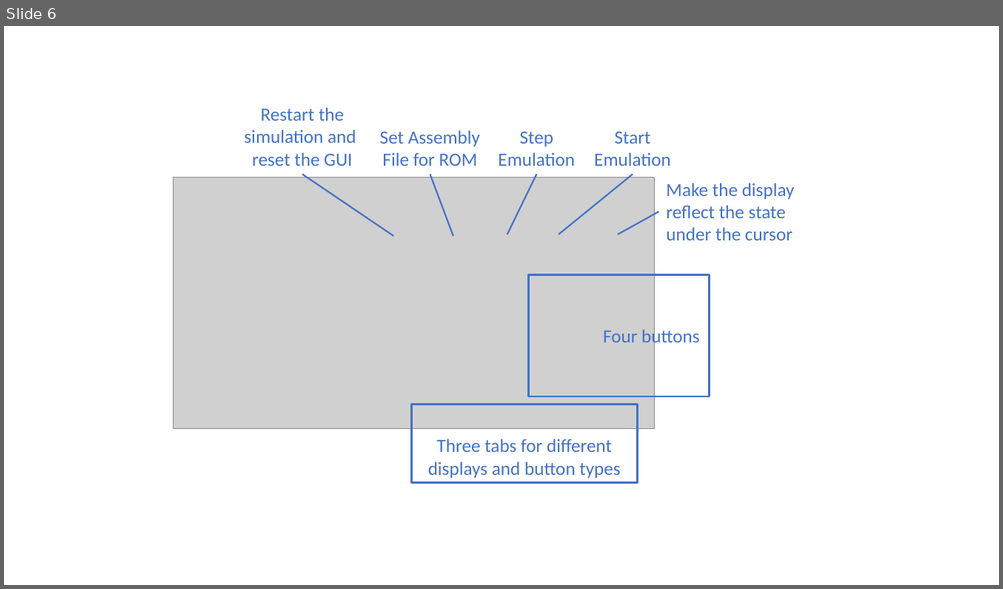
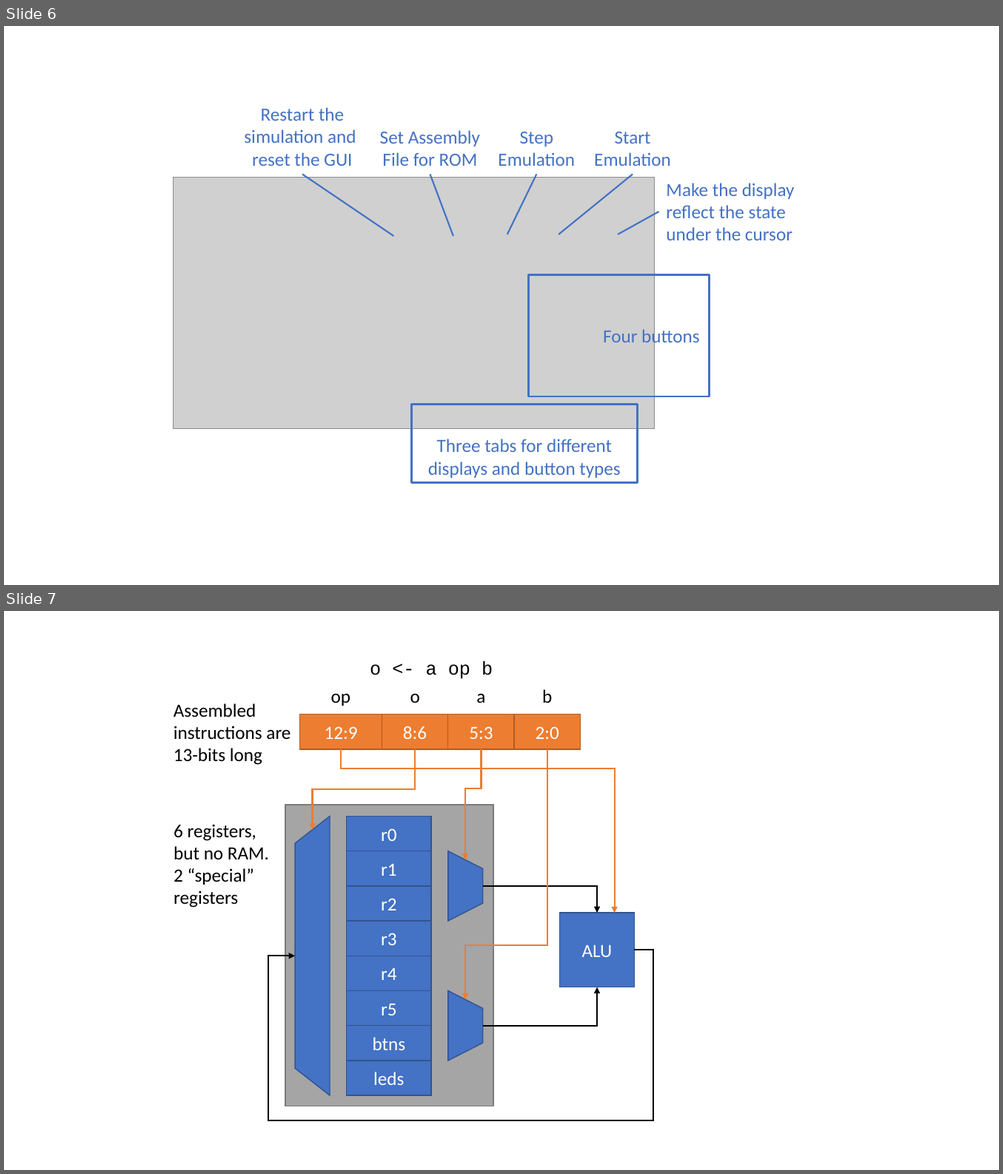
Before and after one commit to house-of-abbey/scratch_vhdl, a slide deck: docs/images/Diagrams.pptx. Shown one above the other, each under a label of ours: slide 6 before the commit, slides 6 and 7 after it. The pictures are 1003x589 and 1003x1174 pixels, drawn with LibreOffice and Linux fonts; fonts in the diff are those of the drawing; grey boxes stand for pictures. Boxes give left, top, right and bottom in pixels: in the first picture for what was removed or moved away, otherwise in the second. Text is boxed around its words. In the diff, an @@ line names an element or a change of style, - is before the commit and + after.

```diff
--- a/docs/images/Diagrams.pptx
+++ b/docs/images/Diagrams.pptx
@@ slide 7 added at <box>4,611,999,1170</box>, background #FFFFFF @@
@@ text added at <box>370,661,492,679</box>, 18 pt, text #000000 @@
+o <- a op b
@@ group added at <box>299,689,580,750</box>: 4 rectangles, 4 texts @@
+5:3
+2:0
+8:6
+o
+a
+b
+12:9
+op
@@ text added at <box>173,703,290,765</box>, 18 pt, text #000000 @@
+Assembled instructions are 13-bits long
@@ elbow arrow added from (415, 750) to (312, 829), #ED7D31 1.5 pt @@
@@ elbow arrow added from (341, 750) to (614, 913), #ED7D31 1.5 pt @@
@@ elbow arrow added from (481, 750) to (465, 860), #ED7D31 1.5 pt @@
@@ elbow arrow added from (547, 750) to (465, 999), #ED7D31 1.5 pt @@
@@ rectangle added at <box>285,805,493,1106</box>, fill #A5A5A5, outline #7A7A7A 1 pt @@
@@ text added at <box>173,824,269,908</box>, 18 pt, text #000000 @@
+6 registers, but no RAM. 2 “special” registers
@@ trapezoid added at <box>295,816,330,1096</box>, fill #4472C4, outline #325491 1 pt @@
@@ rectangle added at <box>347,816,432,851</box>, fill #4472C4, outline #325491 1 pt, 18 pt, text #FFFFFF @@
+r0
@@ rectangle added at <box>347,851,432,886</box>, fill #4472C4, outline #325491 1 pt, 18 pt, text #FFFFFF @@
+r1
@@ trapezoid added at <box>447,851,483,922</box>, fill #4472C4, outline #325491 1 pt @@
@@ rectangle added at <box>347,886,432,921</box>, fill #4472C4, outline #325491 1 pt, 18 pt, text #FFFFFF @@
+r2
@@ elbow arrow added from (483, 886) to (597, 913), #000000 1.5 pt @@
@@ rectangle added at <box>347,921,432,957</box>, fill #4472C4, outline #325491 1 pt, 18 pt, text #FFFFFF @@
+r3
@@ rectangle added at <box>560,913,634,988</box>, fill #4472C4, outline #325491 1 pt, 18 pt, text #FFFFFF @@
+ALU
@@ elbow arrow added from (634, 951) to (295, 957), #000000 1.5 pt @@
@@ rectangle added at <box>347,957,432,991</box>, fill #4472C4, outline #325491 1 pt, 18 pt, text #FFFFFF @@
+r4
@@ elbow arrow added from (483, 1026) to (597, 988), #000000 1.5 pt @@
@@ rectangle added at <box>347,991,432,1026</box>, fill #4472C4, outline #325491 1 pt, 18 pt, text #FFFFFF @@
+r5
@@ trapezoid added at <box>447,991,483,1061</box>, fill #4472C4, outline #325491 1 pt @@
@@ rectangle added at <box>347,1026,432,1061</box>, fill #4472C4, outline #325491 1 pt, 18 pt, text #FFFFFF @@
+btns
@@ rectangle added at <box>347,1061,432,1096</box>, fill #4472C4, outline #325491 1 pt, 18 pt, text #FFFFFF @@
+leds
```
Also in this commit, not shown: 2 other files.
